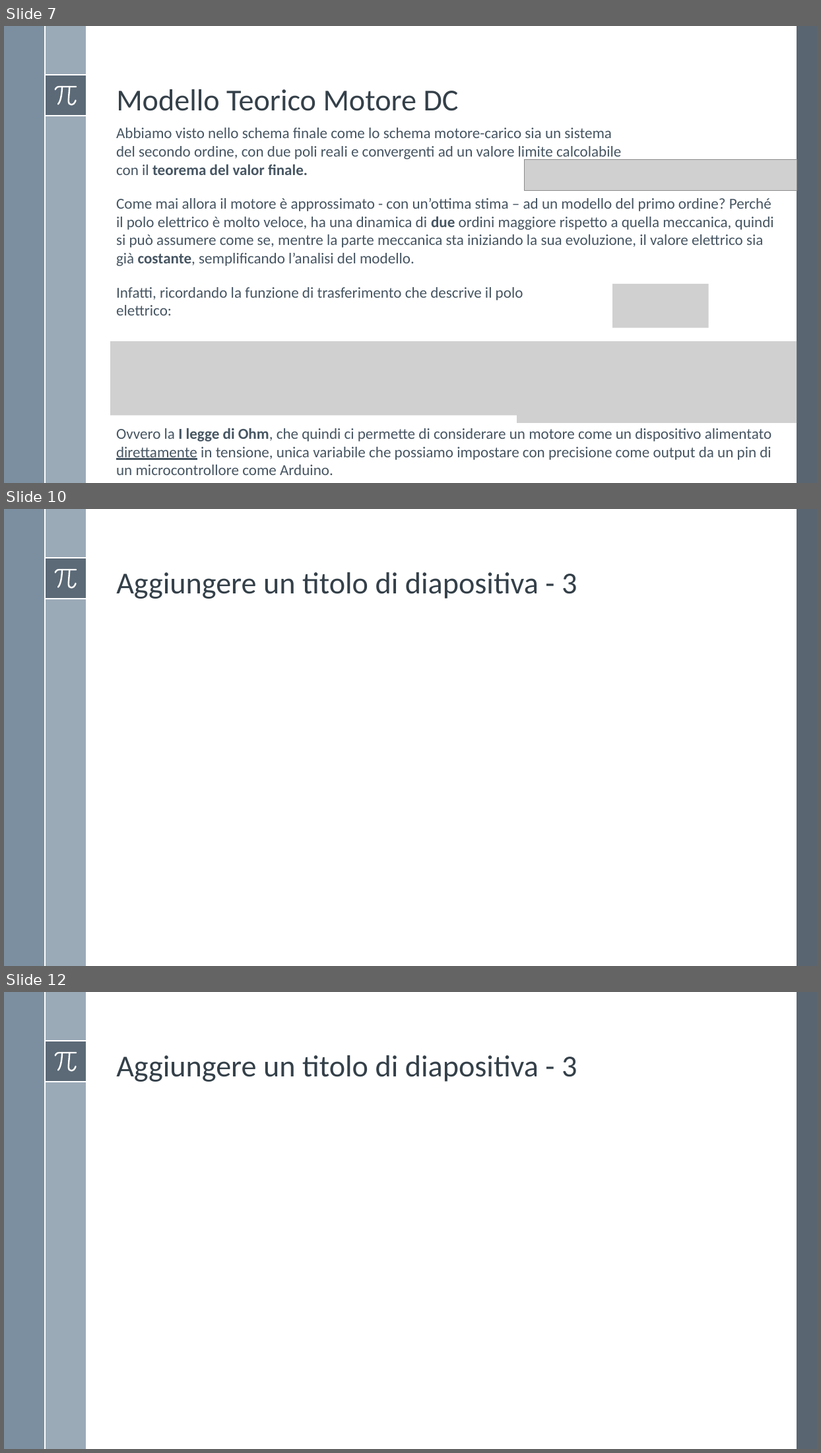
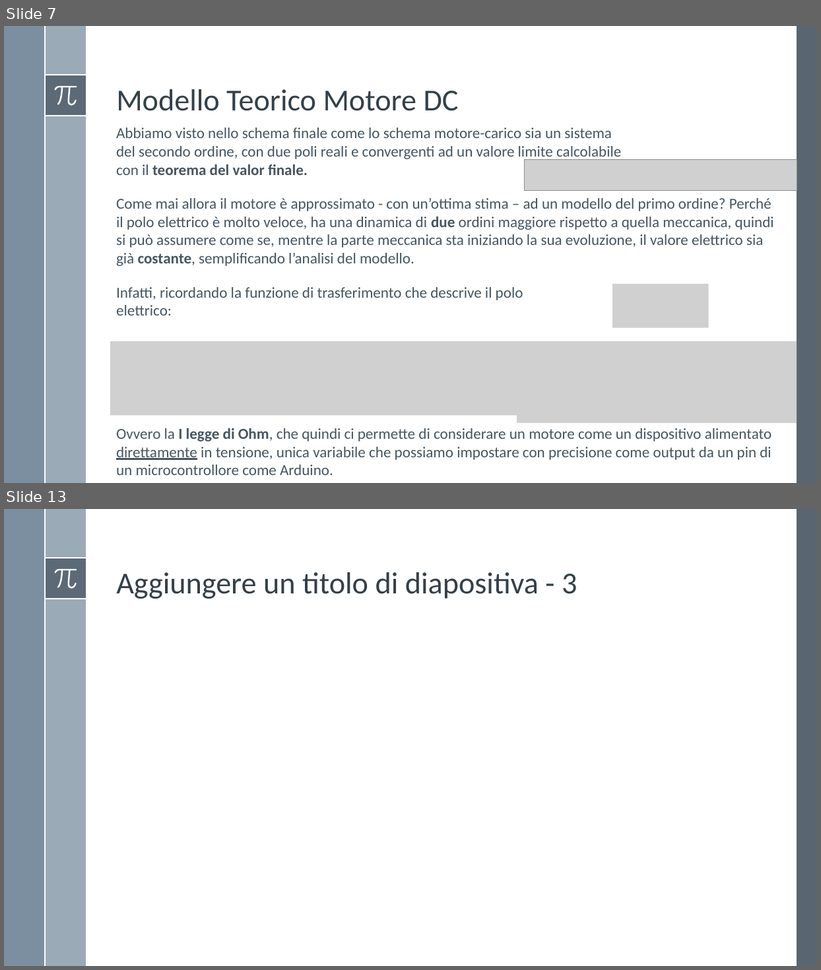
Before and after one commit to Alfystar/mv-Project, a slide deck: 00_Relazione/Modello e identificazione di un motore DC/Modello e identificazione di un motore DC.pptx. Shown one above the other, each under a label of ours: slides 7, 10 and 12 before the commit, slides 7 and 13 after it; the slides between them are not shown. The pictures are 821x1453 and 821x970 pixels, drawn with LibreOffice and Linux fonts; fonts in the diff are those of the drawing; grey boxes stand for pictures. Boxes give left, top, right and bottom in pixels: in the first picture for what was removed or moved away, otherwise in the second. Text is boxed around its words. In the diff, an @@ line names an element or a change of style, - is before the commit and + after.

```diff
--- a/00_Relazione/Modello e identificazione di un motore DC/Modello e identificazione di un motore DC.pptx
+++ b/00_Relazione/Modello e identificazione di un motore DC/Modello e identificazione di un motore DC.pptx
@@ slide 10 removed at (4,509,817,966), background #FFFFFF; not listed: 8 template elements that a slide beside it also shows @@
@@ title removed at (116,572,577,599) @@
-Aggiungere un titolo di diapositiva - 3
@@ what was slide 12 is now slide 13 @@
```
Also in this commit, not shown: 2 slides changed, 3 slides added, 1 other slide removed, 9 other files.
